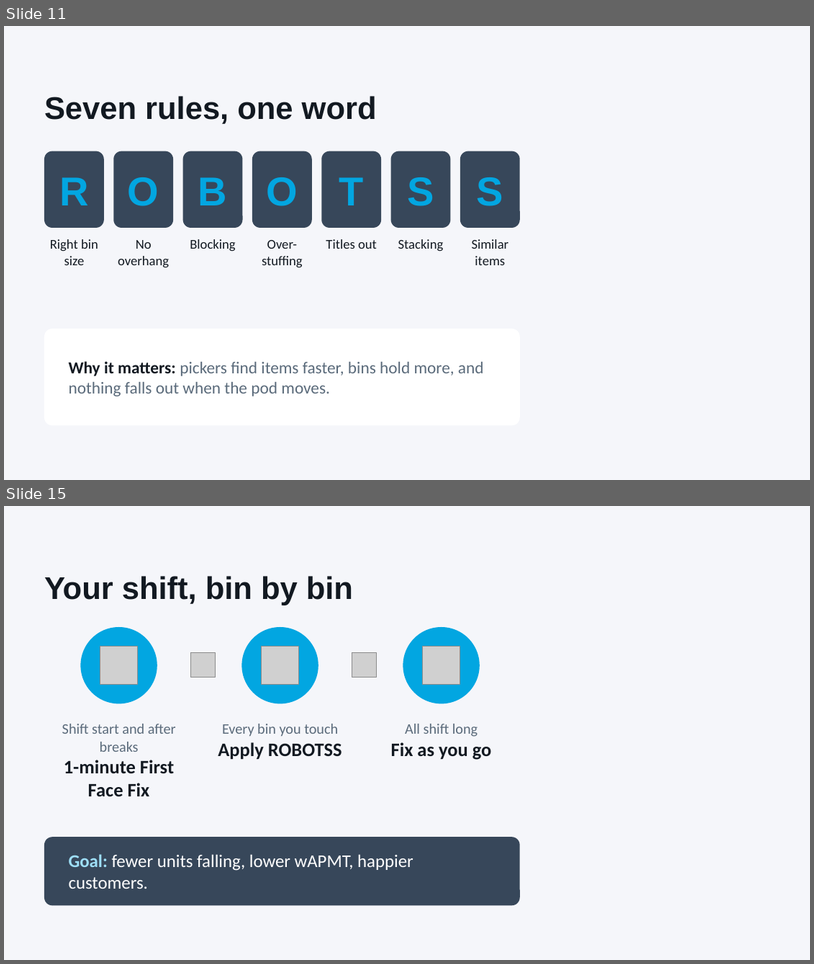
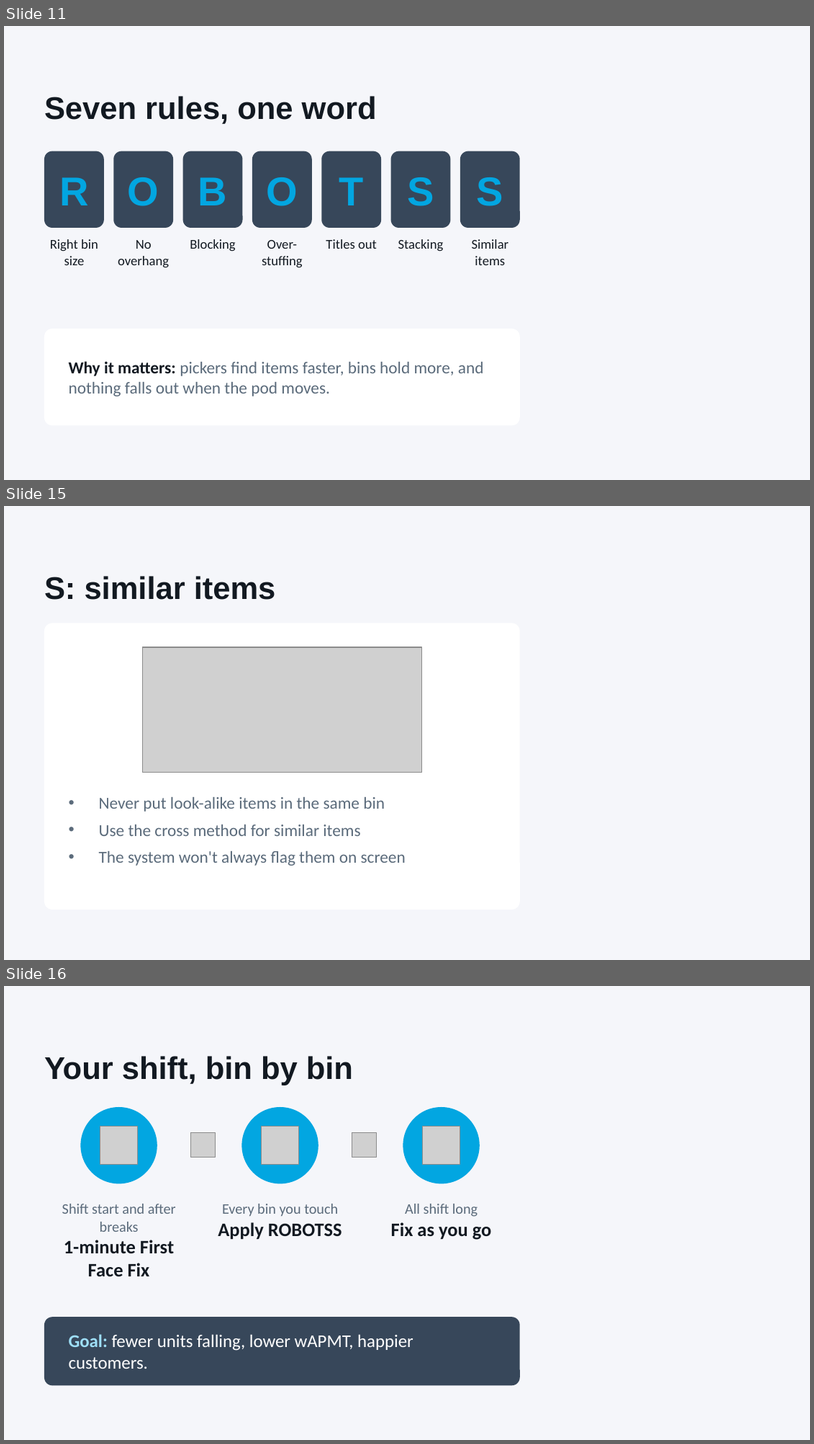
Before and after one commit to vanfryddie/beanstalkx, a slide deck: APMT_Coaching_Stow_FFF_ROBOTSS.pptx. Shown one above the other, each under a label of ours: slides 11 and 15 before the commit, slides 11, 15 and 16 after it; the slides between them are not shown. The pictures are 814x964 and 814x1444 pixels, drawn with LibreOffice and Linux fonts; fonts in the diff are those of the drawing; grey boxes stand for pictures; background and template pictures are left out. Boxes give left, top, right and bottom in pixels: in the first picture for what was removed or moved away, otherwise in the second. Text is boxed around its words. In the diff, an @@ line names an element or a change of style, - is before the commit and + after.

```diff
--- a/APMT_Coaching_Stow_FFF_ROBOTSS.pptx
+++ b/APMT_Coaching_Stow_FFF_ROBOTSS.pptx
@@ slide 15 added at <box>4,506,810,960</box>, background #F5F6FA @@
@@ title added at <box>44,576,276,600</box>, 28 pt, text #121921, bold @@
+S: similar items
@@ rounded rectangle added at <box>44,623,520,909</box>, fill #FFFFFF @@
@@ picture added at <box>143,647,422,772</box> @@
@@ text added at <box>99,797,406,865</box>, 15 pt, text #5B6B7B @@
+• Never put look-alike items in the same bin
+• Use the cross method for similar items
+• The system won't always flag them on screen
@@ what was slide 15 is now slide 16 @@
```
Also in this commit, not shown: 3 slides changed, 1 other file.
